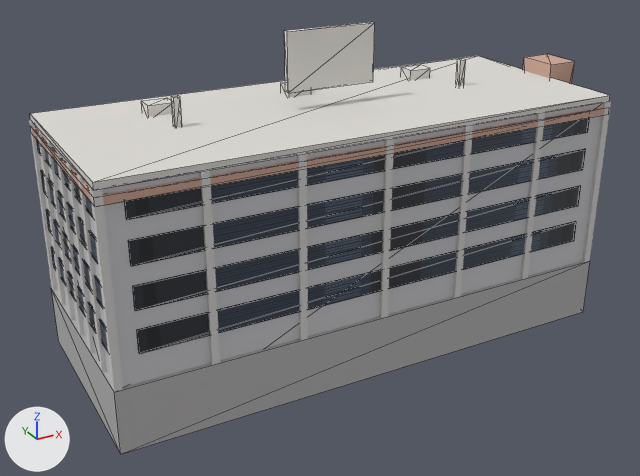
Renders of the glTF model apps/desktop/e2e/fixtures/world-base/assets/blocks-2026-11-20/skyline-tower-midrise-billboard.glb from each side of a commit.
Before and after are seen from a 50 mm lens placed at (-39.8, -70.5, 45.4), pointed at (-1.5, -0.8, 10.6). Lighting does not change. The marker at lower left points along +X, +Y and +Z. The older version comes first. Mesh edges are drawn as thin lines on the coarser meshes. Vertices at exactly the same position are counted once.

The first picture shows 'body-1', 'core', 'crown-band', 'parapet', 'pilasters', 'podium', 'roof-detail', 'windows'.
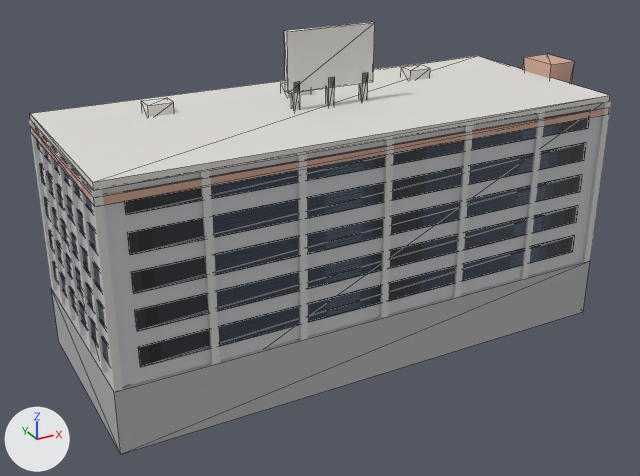
Pixel boxes [x1, y1, x2, y2] of what changed, in the pictures (640 x 476 px; the box of a moved part takes in the faces that stretch with it):
'windows', reshaped
    before: [37, 118, 589, 353]
    after: [37, 118, 589, 367]
'roof-detail', reshaped (11% narrower, 10% shorter)
    before: [141, 22, 466, 128]
    after: [141, 22, 430, 117]
part 1 of me_roof_detail, moved or reshaped
    before: [171, 96, 182, 128]
    after: [291, 82, 300, 110]
part 2 of me_roof_detail, moved or reshaped
    before: [456, 59, 466, 86]
    after: [326, 77, 335, 105]
part 3 of me_roof_detail, added (mostly hidden)
    after: [359, 73, 368, 100]
part 4 of me_windows, added
    after: [139, 235, 575, 367]
part 5 of me_windows, added
    after: [53, 262, 109, 364]
part 6 of me_windows, added
    after: [131, 174, 582, 294]
part 7 of me_windows, added
    after: [44, 197, 101, 291]
part 8 of me_windows, added
    after: [128, 143, 586, 255]
part 9 of me_windows, added
    after: [40, 164, 97, 253]
part 10 of me_windows, added
    after: [125, 118, 589, 215]
part 11 of me_windows, added
    after: [37, 140, 92, 212]
part 12 of me_windows, deleted
    before: [37, 118, 589, 266]
part 13 of me_windows, reshaped
    before: [46, 186, 581, 353]
    after: [49, 206, 578, 331]
part 14 of me_windows, surface changed
    before: [51, 221, 576, 330]
    after: [49, 205, 578, 311]

What the commit changed:
me_roof_detail is used by ob_roof_detail; location (0.0, 0.0, 0.0).
me_roof_detail had 48 vertices, 72 faces and spanned x -16.2..15.3, y -0.3..5.9, z 23.0..30.8.
me_roof_detail now has 56 vertices, 84 faces and spans x -16.2..14.2, y -0.3..5.9, z 23.0..30.8.
me_roof_detail part 1: the loose piece of 8 vertices spanning x -15.3..-14.7, y -0.3..0.3, z 23.0..26.2 is moved by (11.4, 0.0, 0.0).
me_roof_detail part 2: the loose piece of 8 vertices spanning x 14.7..15.3, y -0.3..0.3, z 23.0..26.2 is moved by (-15.0, 0.0, 0.0).
me_roof_detail part 3: a new loose piece, a box spanning x 3.3..3.9, y -0.3..0.3, z 23.0..26.2, in mat_trim (light grey #dfddd7).
me_windows is used by ob_windows; location (0.0, 0.0, 0.0).
me_windows had 128 vertices, 192 faces and spanned x -25.1..25.1, y -10.1..10.1, z 8.7..22.3.
me_windows now has 160 vertices, 240 faces and spans x -25.1..25.1, y -10.1..10.1, z 7.5..22.4.
me_windows part 4: a new loose piece, a box spanning x -23.0..23.0, y -10.13..-9.99, z 7.47..9.28, in mat_win (picture img_window_atlas).
me_windows part 5: a new loose piece, a box spanning x -25.13..-24.99, y -9.2..9.2, z 7.47..9.28, in mat_win (picture img_window_atlas).
me_windows part 6: a new loose piece, a box spanning x -23.0..23.0, y -10.13..-9.99, z 14.05..15.85, in mat_win (picture img_window_atlas).
me_windows part 7: a new loose piece, a box spanning x -25.13..-24.99, y -9.2..9.2, z 14.05..15.85, in mat_win (picture img_window_atlas).
me_windows part 8: a new loose piece, a box spanning x -23.0..23.0, y -10.13..-9.99, z 17.33..19.14, in mat_win (picture img_window_atlas).
me_windows part 9: a new loose piece, a box spanning x -25.13..-24.99, y -9.2..9.2, z 17.33..19.14, in mat_win (picture img_window_atlas).
me_windows part 10: a new loose piece, a box spanning x -23.0..23.0, y -10.13..-9.99, z 20.62..22.42, in mat_win (picture img_window_atlas).
me_windows part 11: a new loose piece, a box spanning x -25.13..-24.99, y -9.2..9.2, z 20.62..22.42, in mat_win (picture img_window_atlas).
me_windows part 12: 8 loose pieces with 64 vertices, spanning x -25.1..25.1, y -10.1..10.1, z 16.4..22.3, are deleted.
me_windows part 13: 16 vertices moved within x -25.1..25.1, y -10.1..10.1, z 10.8; 32 vertices removed from x -25.1..25.1, y -10.1..10.1, z 8.7..14.7.
me_windows part 14: 16 kept faces spanning x -25.1..25.1, y -10.1..10.1, z 10.8..12.6 get new texture (UV) coordinates.
Other edits to the shape of me_windows do not show in these pictures.
